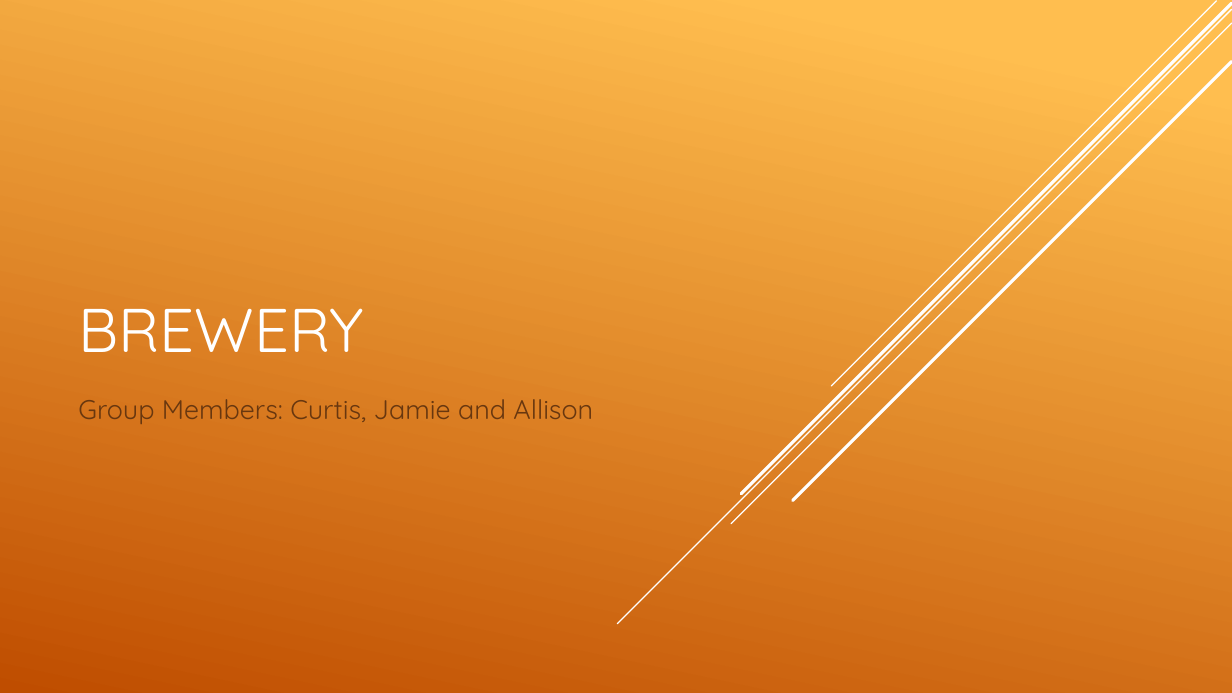
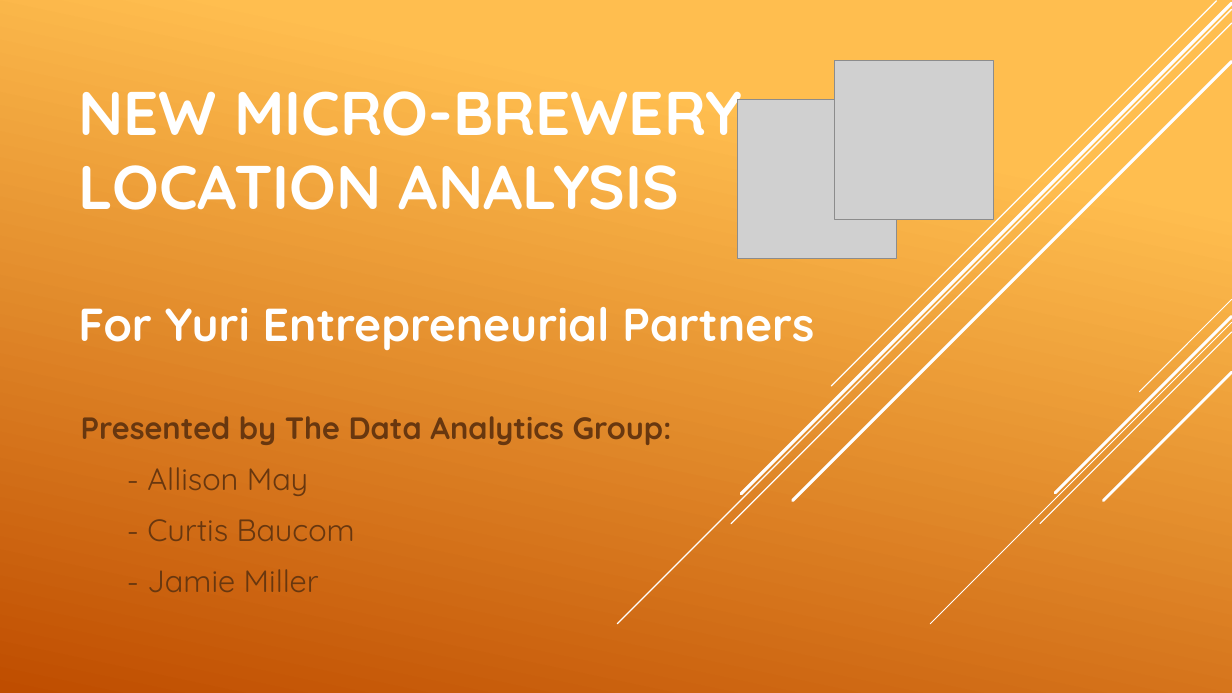
Before and after one commit to alhm528/project1, a slide deck: slide 1 of Project_One_Presentation.pptx. Drawn at 1232x693 pixels with LibreOffice and Linux fonts; fonts in the diff are those of the drawing; grey boxes stand for pictures. Boxes give left, top, right and bottom in pixels: in the first picture for what was removed or moved away, otherwise in the second. Text is boxed around its words. In the diff, an @@ line names an element or a change of style, - is before the commit and + after.

```diff
--- a/Project_One_Presentation.pptx
+++ b/Project_One_Presentation.pptx
@@ title "NEW MICRO-BREWERY LOCATION ANALYSIS For ..." at box(78, 91, 814, 350): vertical alignment bottom to top @@
@@ picture added at box(836, 60, 994, 219) @@
@@ title at box(78, 91, 814, 350): text changed; bold on @@
-BREWERY
+NEW MICRO-BREWERY LOCATION ANALYSIS
+For Yuri Entrepreneurial Partners
@@ picture added at box(738, 100, 897, 259) @@
@@ group added at box(931, 299, 1232, 624): 5 lines @@
@@ subtitle at box(81, 416, 672, 592): text changed; size 21 to 24 pt @@
-Group Members: Curtis, Jamie and Allison
+Presented by The Data Analytics Group:
+- Allison May
+- Curtis Baucom
+- Jamie Miller
```
Also in this commit, not shown: 4 other slides changed, 24 slides added, 10 slides removed, 3 other files.
